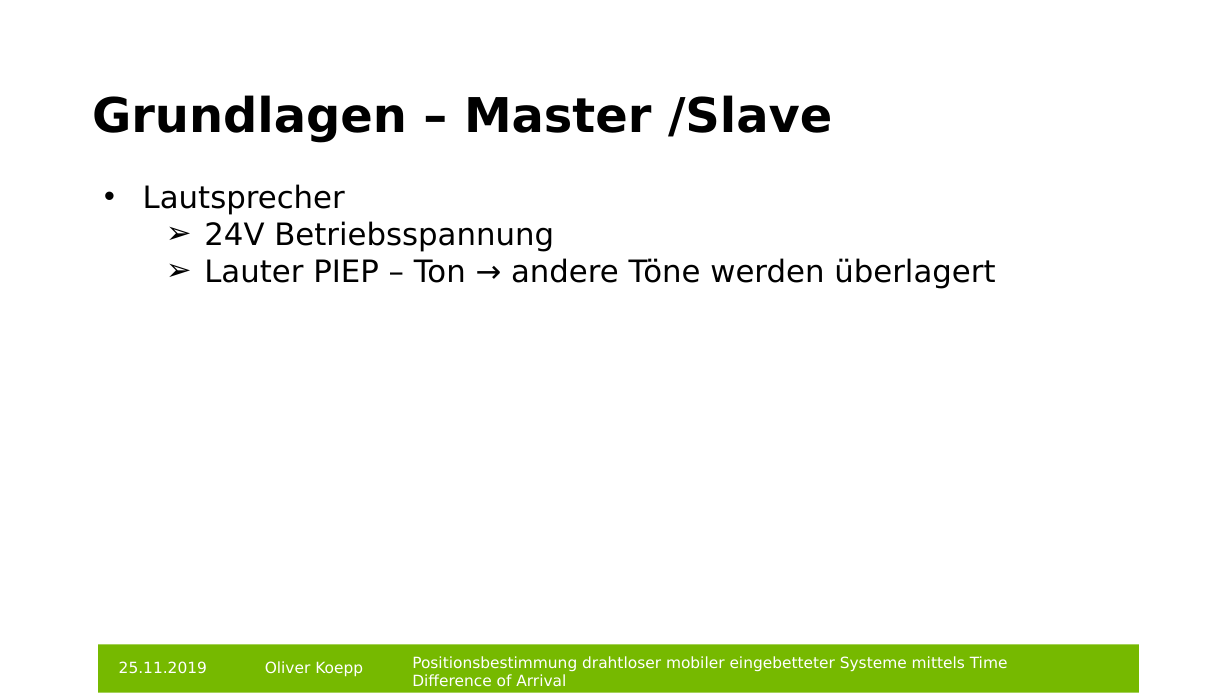
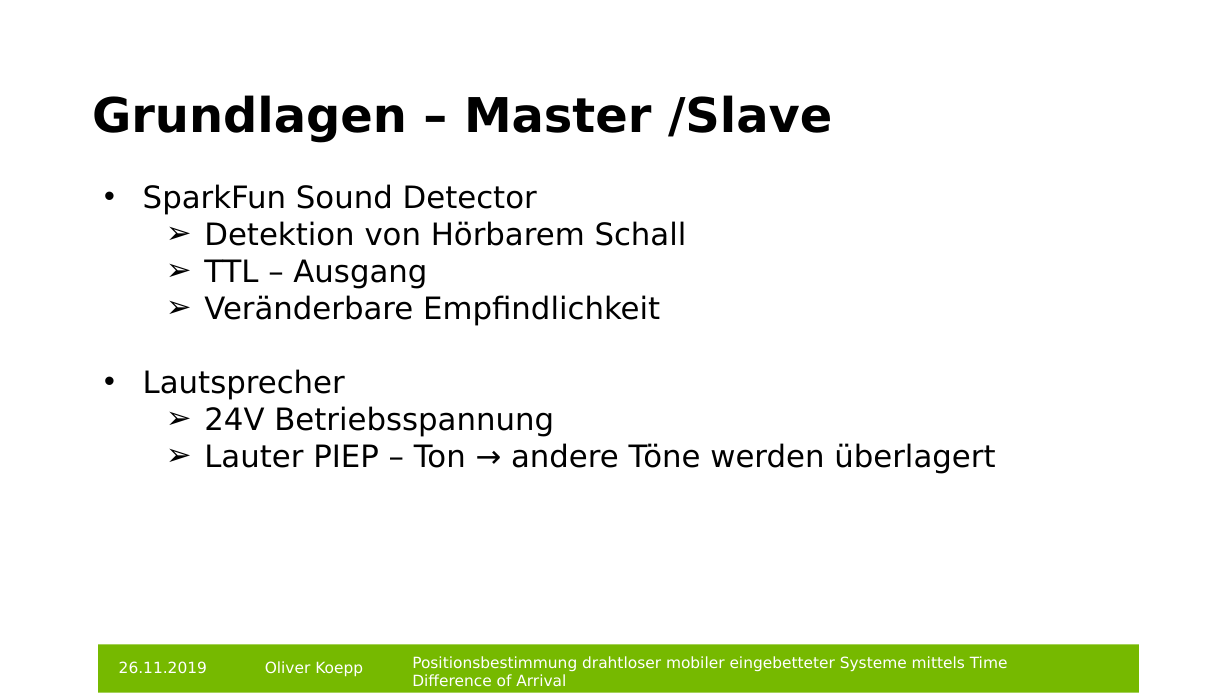
Before and after one commit to git-oliver/Bachelor-thesis, a slide deck: slide 5 of thesis/vortrag/bachelorarbeit_vortrag.pptx. Drawn at 1232x693 pixels with LibreOffice and Linux fonts; fonts in the diff are those of the drawing; background and template pictures are left out. Boxes give left, top, right and bottom in pixels: in the first picture for what was removed or moved away, otherwise in the second. Text is boxed around its words. In the diff, an @@ line names an element or a change of style, - is before the commit and + after.

```diff
--- a/thesis/vortrag/bachelorarbeit_vortrag.pptx
+++ b/thesis/vortrag/bachelorarbeit_vortrag.pptx
@@ text at <box>143,184,687,326</box>: paragraphs added @@
+• SparkFun Sound Detector
+  ➢ Detektion von Hörbarem Schall
+  ➢ TTL – Ausgang
+  ➢ Veränderbare Empfindlichkeit
@@ text at <box>119,661,207,674</box>: text changed @@
-25.11.2019
+26.11.2019
```
Also in this commit, not shown: 14 other slides changed, 2 slides added, 2 slides removed.
